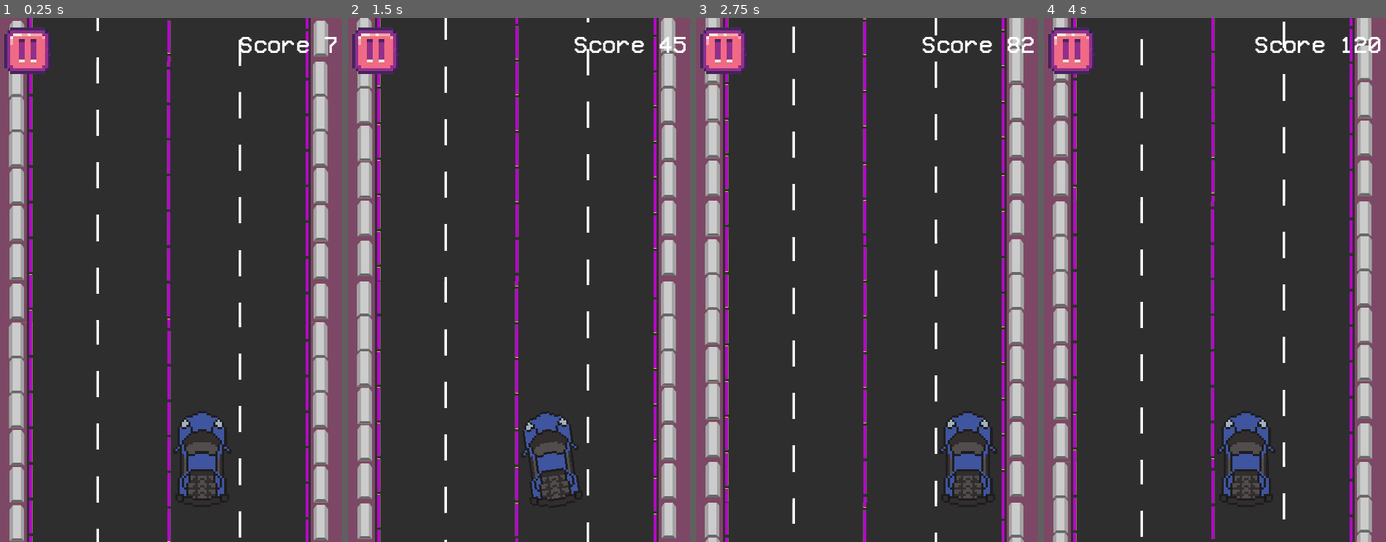
Above: before the commit, frames 1-4 (left to right).
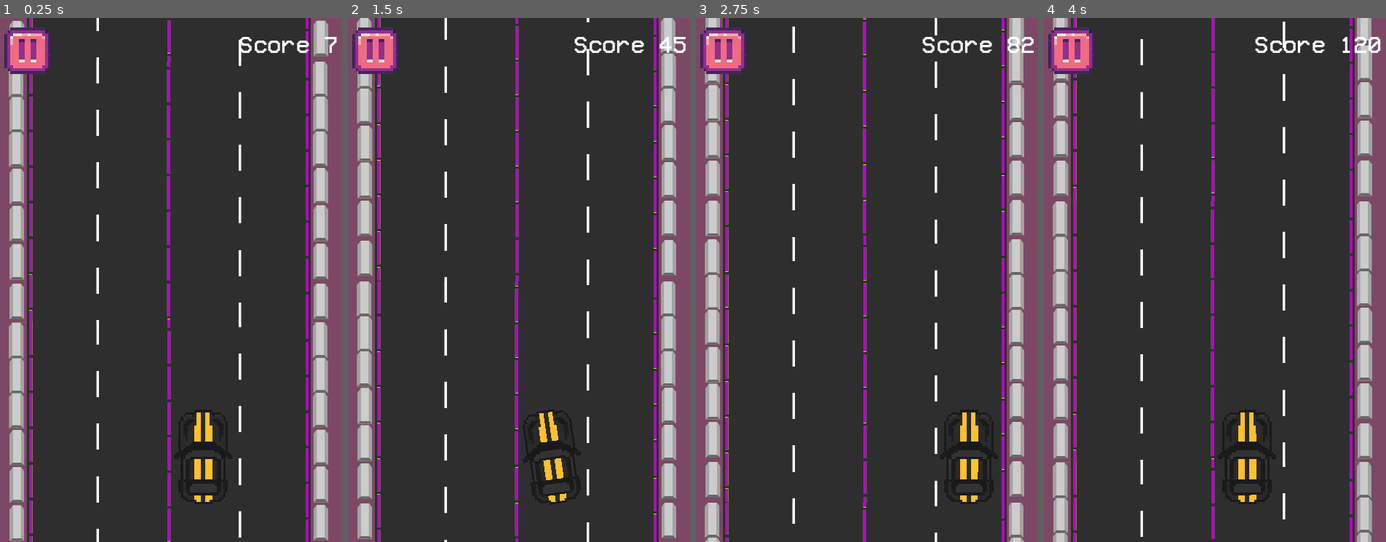
Above: after the commit, the same moments.

Repository: Maxsonin/Race-Game-for-Hackathon
Game: Godot game, scene res://scene/main/main.tscn
The game is run twice, just before and just after one commit, with the same random seed, the same clock (stepped at 60 frames per second) and the same inputs. This scene is started directly instead of the project's main scene.
Inputs:
- Up to frame 1 (0.25 s): no input
- Up to frame 2 (1.5 s): hold D (MoveRight) 0.53-1.28 s; hold A (MoveLeft) from 1.28 s (still down)
- Up to frame 3 (2.75 s): release A (MoveLeft) at 2.03 s; hold D (MoveRight) from 2.03 s (still down)
- Up to frame 4 (4 s): release D (MoveRight) at 3.53 s; hold A (MoveLeft) from 3.53 s (still down)

The runs differ from the first frame. In frame 1, 1.3% of the frame differs, in the area x 51-68%, y 75-93%; in frame 2, 1.3%; in frame 3, 1.3%; in frame 4, 1.3%.

Commit message:
garage

Diff:
--- a/Global/global_vars.gd
+++ b/Global/global_vars.gd
@@ -3,6 +3,7 @@
 var Maxscore=0
 var save
 var speed=80.0
+var car_img=load("res://imgs/cars/car2.png")
 # Called when the node enters the scene tree for the first time.
 func _ready():
 	pass # Replace with function body.
--- a/player_car/car.tscn
+++ b/player_car/car.tscn
@@ -1,10 +1,25 @@
-[gd_scene load_steps=7 format=3 uid="uid://csg7h2gw70il0"]
+[gd_scene load_steps=8 format=3 uid="uid://csg7h2gw70il0"]
 
 [ext_resource type="Script" path="res://player_car/car.gd" id="1_mfxfi"]
 [ext_resource type="Script" path="res://player_car/CarHitbox.gd" id="2_sd4jm"]
 [ext_resource type="Texture2D" uid="uid://bkmsuqo42d6kr" path="res://imgs/cars/car_car.png" id="3_a237h"]
 [ext_resource type="Script" path="res://components/move_component.gd" id="3_wdsns"]
 [ext_resource type="AudioStream" uid="uid://bxn8n50rbf3q0" path="res://sounds/crashSound.mp3" id="5_xuwir"]
+
+[sub_resource type="GDScript" id="GDScript_qps1k"]
+script/source = "extends Sprite2D
+
+
+# Called when the node enters the scene tree for the first time.
+func _ready():
+	set_texture(Global.car_img)
+	pass # Replace with function body.
+
+
+# Called every frame. 'delta' is the elapsed time since the previous frame.
+func _process(delta):
+	pass
+"
 
 [sub_resource type="CapsuleShape2D" id="CapsuleShape2D_fn4jq"]
 height = 38.0
@@ -19,6 +34,7 @@
 position = Vector2(-1.90735e-06, 0)
 scale = Vector2(0.513228, 0.513228)
 texture = ExtResource("3_a237h")
+script = SubResource("GDScript_qps1k")
 
 [node name="CollisionShape2D" type="CollisionShape2D" parent="CarHitbox"]
 position = Vector2(-1, 3)
--- /dev/null
+++ b/scene/garage/garage.tscn
@@ -0,0 +1,74 @@
+[gd_scene load_steps=6 format=3 uid="uid://bh00gsb3co1ch"]
+
+[ext_resource type="Texture2D" uid="uid://bkmsuqo42d6kr" path="res://imgs/cars/car_car.png" id="2_n6kes"]
+[ext_resource type="Texture2D" uid="uid://4lpbyw3pl18q" path="res://imgs/buttons/toMenuButtons/toMenuButton.png" id="3_fmcx6"]
+[ext_resource type="Texture2D" uid="uid://c8al5jq4gdxxh" path="res://imgs/cars/car3.png" id="3_pfbtp"]
+[ext_resource type="Texture2D" uid="uid://b1l3say3728x6" path="res://imgs/cars/car4.png" id="4_jg2ry"]
+
+[sub_resource type="GDScript" id="GDScript_cy1gq"]
+script/source = "extends Control
+
+
+# Called when the node enters the scene tree for the first time.
+func _ready():
+	pass # Replace with function body.
+
+
+# Called every frame. 'delta' is the elapsed time since the previous frame.
+func _process(delta):
+	pass
+
+
+func _on_touch_screen_button_pressed():
+	Global.car_img=load(\"res://imgs/cars/car3.png\")
+	pass # Replace with function body.
+
+
+func _on_touch_screen_button_2_pressed():
+	Global.car_img=load(\"res://imgs/cars/car_car.png\")
+	pass # Replace with function body.
+
+
+func _on_touch_screen_button_3_pressed():
+	get_tree().change_scene_to_file(\"res://scene/mainMenu/mainMenu.tscn\")
+	pass # Replace with function body.
+
+
+func _on_touch_screen_button_4_pressed():
+	Global.car_img=load(\"res://imgs/cars/car4.png\")
+	pass # Replace with function body.
+"
+
+[node name="Garage" type="Node2D"]
+
+[node name="Control" type="Control" parent="."]
+layout_mode = 3
+anchors_preset = 0
+offset_right = 40.0
+offset_bottom = 40.0
+script = SubResource("GDScript_cy1gq")
+
+[node name="TouchScreenButton2" type="TouchScreenButton" parent="Control"]
+position = Vector2(2, 4)
+scale = Vector2(0.514563, 0.580882)
+texture_normal = ExtResource("2_n6kes")
+
+[node name="TouchScreenButton3" type="TouchScreenButton" parent="Control"]
+position = Vector2(30, 170)
+scale = Vector2(0.0628048, 0.0654206)
+texture_normal = ExtResource("3_fmcx6")
+
+[node name="TouchScreenButton" type="TouchScreenButton" parent="Control"]
+position = Vector2(50, 16)
+scale = Vector2(0.54, 0.56)
+texture_normal = ExtResource("3_pfbtp")
+
+[node name="TouchScreenButton4" type="TouchScreenButton" parent="Control"]
+position = Vector2(106, 16)
+scale = Vector2(0.58, 0.61)
+texture_normal = ExtResource("4_jg2ry")
+
+[connection signal="pressed" from="Control/TouchScreenButton2" to="Control" method="_on_touch_screen_button_2_pressed"]
+[connection signal="pressed" from="Control/TouchScreenButton3" to="Control" method="_on_touch_screen_button_3_pressed"]
+[connection signal="pressed" from="Control/TouchScreenButton" to="Control" method="_on_touch_screen_button_pressed"]
+[connection signal="pressed" from="Control/TouchScreenButton4" to="Control" method="_on_touch_screen_button_4_pressed"]
